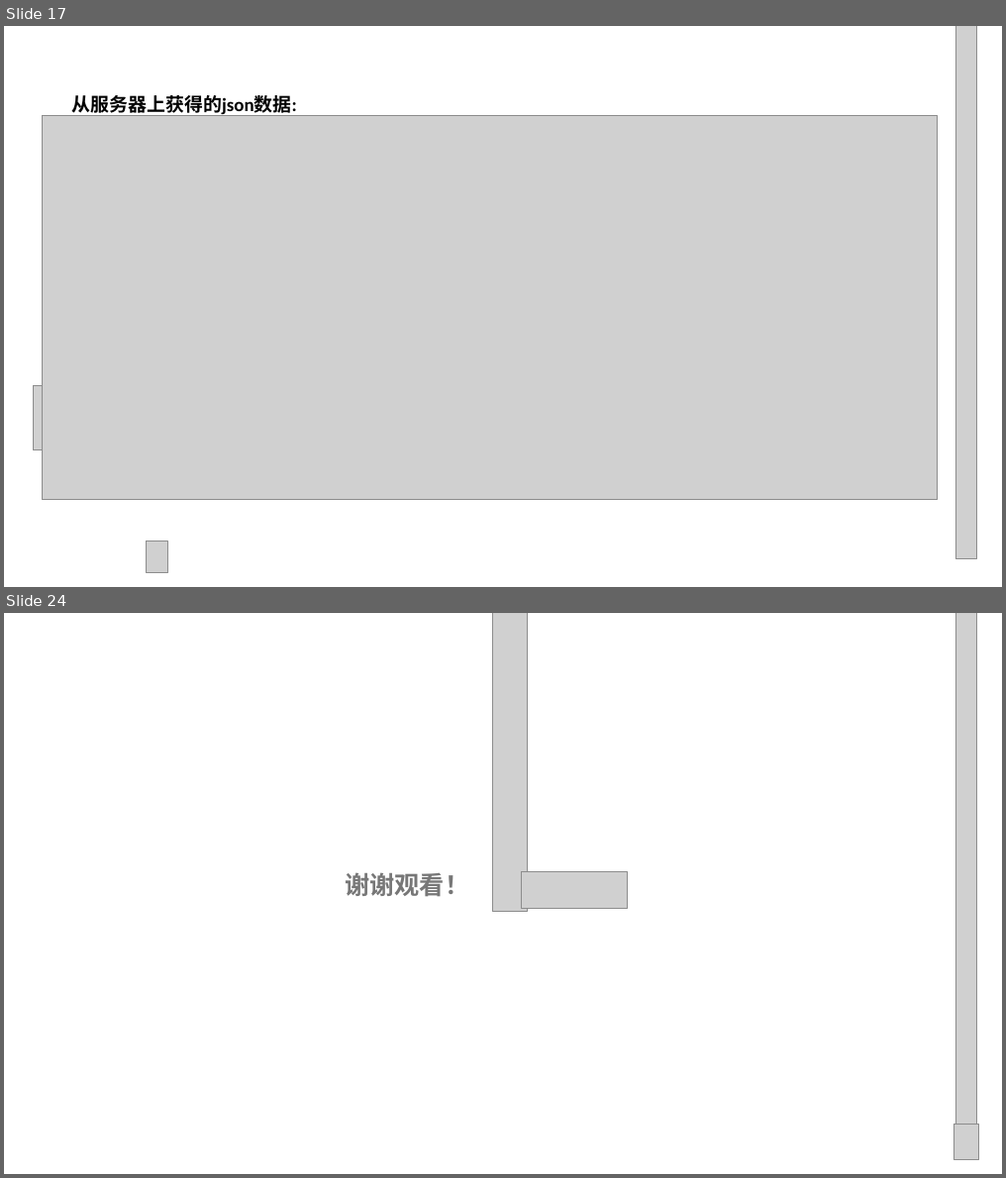
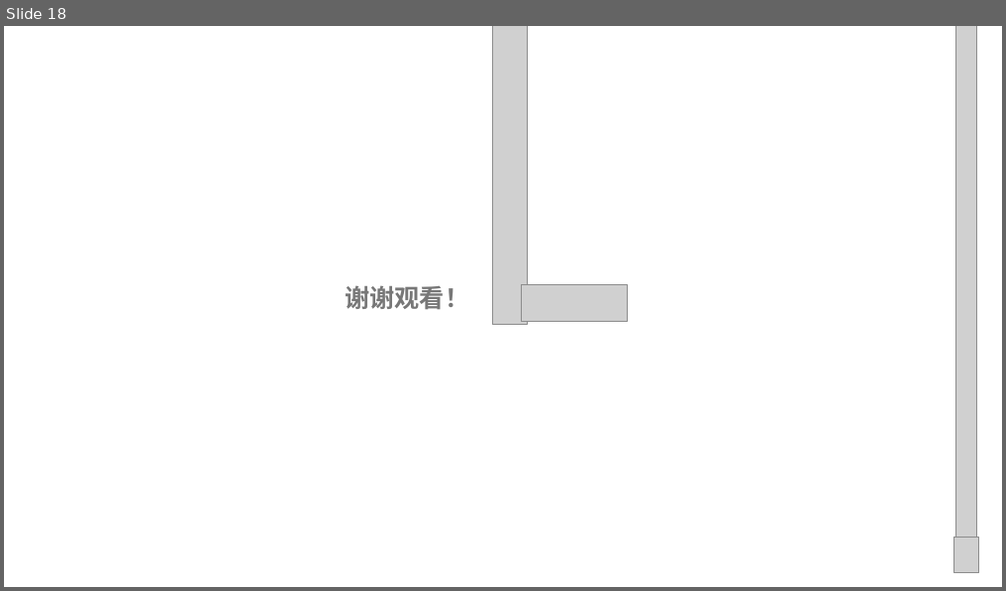
Before and after one commit to Interesting14/Library-management-system, a slide deck: 交付文档(上交到东软)/10.图书信息系统汇报答辩.pptx. Shown one above the other, each under a label of ours: slides 17 and 24 before the commit, slide 18 after it; the slides between them are not shown. The pictures are 1006x1178 and 1006x591 pixels, drawn with LibreOffice and Linux fonts; fonts in the diff are those of the drawing; grey boxes stand for pictures; background and template pictures are left out. Boxes give left, top, right and bottom in pixels: in the first picture for what was removed or moved away, otherwise in the second. Text is boxed around its words. In the diff, an @@ line names an element or a change of style, - is before the commit and + after.

```diff
--- a/交付文档(上交到东软)/10.图书信息系统汇报答辩.pptx
+++ b/交付文档(上交到东软)/10.图书信息系统汇报答辩.pptx
@@ slide 17 removed at bbox=[4, 26, 1002, 587], background picture (left out) @@
@@ picture removed at bbox=[955, 26, 976, 560] @@
@@ text removed at bbox=[72, 95, 297, 116] @@
-从服务器上获得的json数据:
@@ picture removed at bbox=[43, 115, 938, 500] @@
@@ picture removed at bbox=[33, 386, 97, 451] @@
@@ picture removed at bbox=[146, 542, 168, 573] @@
@@ what was slide 24 is now slide 18 @@
```
Also in this commit, not shown: 5 slides changed, 12 slides added, 17 other slides removed.
